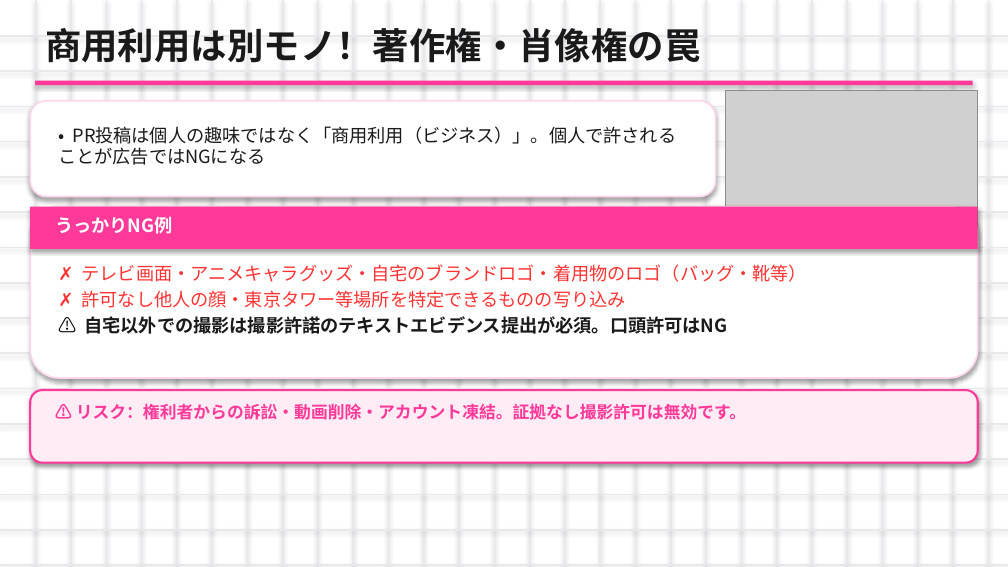
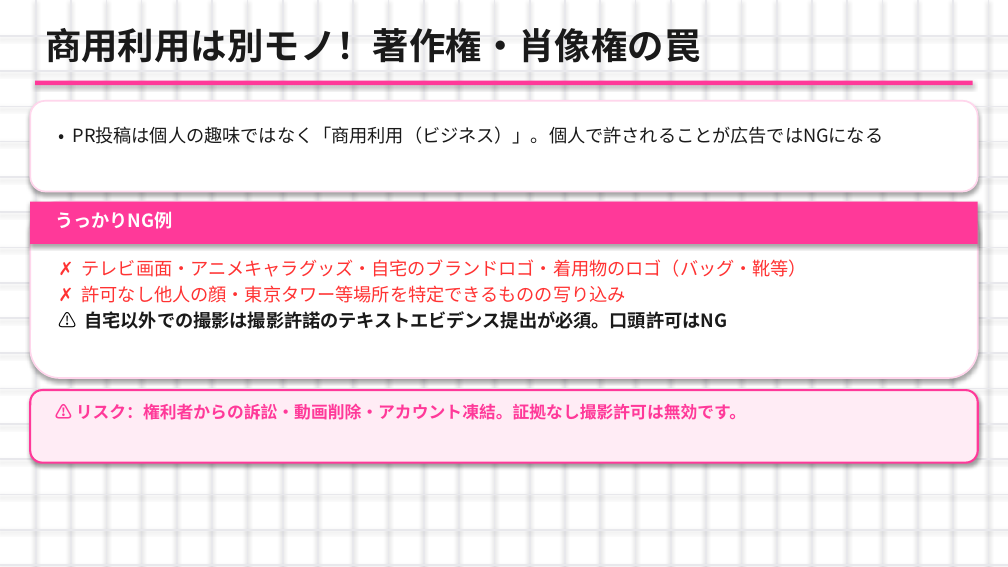
Before and after one commit to nagasawakai-eng/torihada-pptx-editor, a slide deck: slide 18 of TORIHADA_第2週_研修資料.pptx. Drawn at 1008x567 pixels with LibreOffice and Linux fonts; fonts in the diff are those of the drawing; grey boxes stand for pictures. Boxes give left, top, right and bottom in pixels: in the first picture for what was removed or moved away, otherwise in the second. Text is boxed around its words. In the diff, an @@ line names an element or a change of style, - is before the commit and + after.

Commit message:
第2週 第1週スタイルのイラスト素材に統一・テキスト重複解消・レイアウト整備

```diff
--- a/TORIHADA_第2週_研修資料.pptx
+++ b/TORIHADA_第2週_研修資料.pptx
@@ rounded rectangle: place and size @@
-rounded rectangle at [30, 101, 716, 197]
+rounded rectangle at [30, 101, 978, 192]
@@ text "• PR投稿は個人の趣味ではなく「商用利用（ビジネス）」。個人で許されることが広告ではNGになる" rewrapped from [58, 126, 677, 165] to [73, 126, 884, 144] @@
@@ picture removed at [726, 91, 978, 343] @@
@@ rectangle: place and size @@
-rectangle at [30, 207, 978, 249]
+rectangle at [30, 202, 978, 244]
@@ rounded rectangle: place and size @@
-rounded rectangle at [30, 207, 978, 378]
+rounded rectangle at [30, 202, 978, 378]
@@ text "うっかりNG例": place and size @@
-text "うっかりNG例" at [55, 216, 172, 234]
+text "うっかりNG例" at [55, 211, 172, 229]
@@ text "✗ テレビ画面・アニメキャラグッズ・自宅のブランドロゴ・着用物のロゴ（バッグ・靴等）": place and size @@
-text "✗ テレビ画面・アニメキャラグッズ・自宅のブランドロゴ・着用物のロゴ（バッグ・靴等）" at [82, 264, 807, 334]
+text "✗ テレビ画面・アニメキャラグッズ・自宅のブランドロゴ・着用物のロゴ（バッグ・靴等）" at [82, 259, 807, 329]
```
Also in this commit, not shown: 26 other slides changed, 27 other files.
